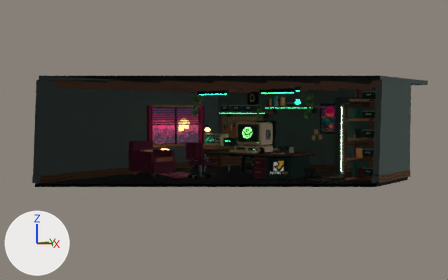
Two versions of the Blender file web/art/hall.blend, one commit apart.
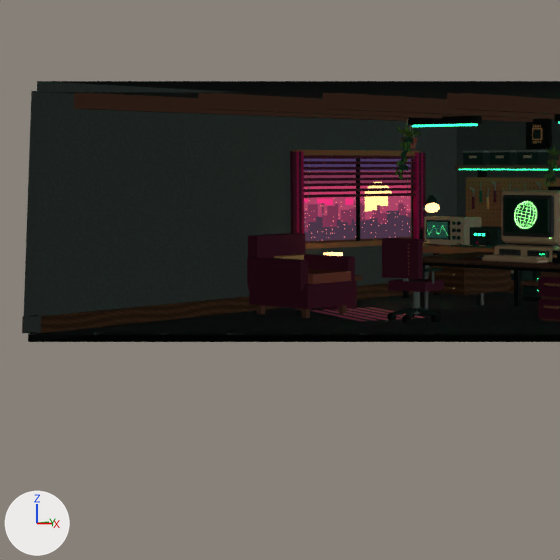
Each version appears first whole from a 50 mm lens placed at (13.29, -18.12, 2.39), pointed at (-0.52, -0.5, 1.37), and next in a close-up on the part from 5% to 58% of the width and 15% to 100% of the height. Arrows for +X, +Y and +Z are at lower left; the lights stay in place. The older version's two pictures come first. Everything nearer to the camera than a plane just in front of the edit is cut away.

The first close-up shows 'Ceiling', 'Ceramic tile and exposed joists', 'Desk chair and work in progress', 'Electronics workbench', 'North plaster', 'Pegboard and articulated lamp', 'Reference library and storage', 'Sunset bay window and blinds', 'Sunset over the neighbourhood', 'Velvet reading chair and side table', 'West baseboard', 'West plaster' and 21 more.
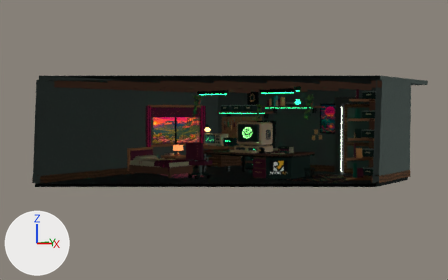
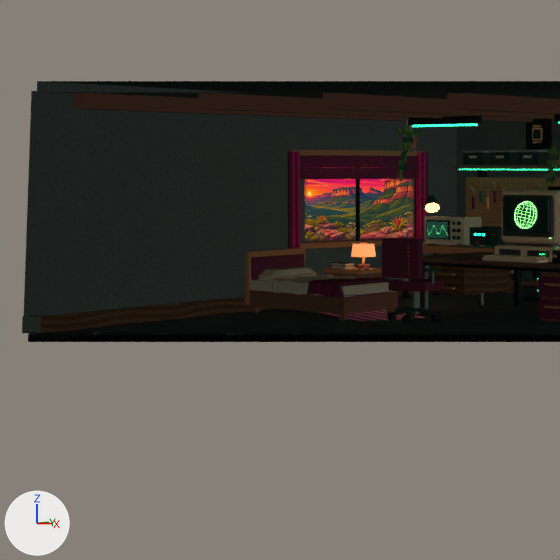
Commit message: feat(lab): furnish the bedroom corner with a Chapada Diamantina view

What differs and where, as boxes [x1, y1, x2, y2] in the close-ups (560 x 560 px; the box of a moved part takes in the faces that stretch with it):
'Sunset bay window and blinds', reshaped, moved, turned: before [290, 150, 426, 249]; after [287, 150, 428, 249]
'Sunset over the neighbourhood', recoloured, moved, turned: before [304, 159, 411, 241]; after [305, 167, 413, 241]
'Velvet reading chair and side table', deleted: before [247, 233, 363, 318]
    faces in mat_wine_64283e (dark red #64283e): [247, 233, 357, 310]
    faces in mat_terracotta (brown #ab6352): [308, 269, 351, 284]
    faces in mat_dark_oak (brown #74513f): [257, 275, 363, 318]
    faces in mat_amber_e7b475 (beige #e7b475): [274, 254, 304, 260]
'Single bed with a quilted cover', added: after [244, 248, 398, 321]
    faces in mat_dark_oak (brown #74513f): [246, 290, 398, 321]
    faces in mat_canvas (beige #beb798): [251, 267, 395, 297]
    faces in mat_wine_64283e (dark red #64283e): [251, 254, 391, 306]
    faces in mat_oak_end_grain (brown #ab7951): [244, 248, 316, 305]
'Nightstand with books and fabric lamp', added: after [323, 243, 382, 278]
    faces in mat_apricot_fabric (orange #e19361, glowing orange #ff9b5d): [351, 243, 376, 257]
    faces in mat_oak_end_grain (brown #ab7951): [323, 267, 382, 274]
    faces in mat_dark_oak (brown #74513f): [324, 272, 382, 278]
part 1 of me_sunset_bay_window_and_blinds, moved or reshaped: before [304, 161, 415, 164]; after [300, 159, 418, 162]
part 2 of me_sunset_bay_window_and_blinds, moved or reshaped: before [304, 167, 415, 170]; after [300, 162, 418, 165]
part 3 of me_sunset_bay_window_and_blinds, moved or reshaped: before [304, 172, 415, 175]; after [300, 165, 418, 167]
part 4 of me_sunset_bay_window_and_blinds, moved or reshaped: before [304, 177, 415, 181]; after [300, 167, 418, 170]
part 5 of me_sunset_bay_window_and_blinds, moved or reshaped: before [304, 183, 415, 187]; after [300, 170, 418, 173]
part 6 of me_sunset_bay_window_and_blinds, moved or reshaped: before [304, 188, 415, 192]; after [300, 173, 418, 176]
part 7 of me_sunset_bay_window_and_blinds, moved or reshaped: before [304, 193, 415, 198]; after [300, 176, 418, 179]

The change, as a list of edits to the scene's bpy script:
```text
Add mat_chapada_evening_print:
    mat_chapada_evening_print = bpy.data.materials.new('Chapada evening print')
    # colours: black #1d2424
    # uses the picture img_chapada_diamantina_at_sunset
Change me_sunset_over_the_neighbourhood:
    where me_sunset_over_the_neighbourhood.from_pydata(...)  # 4 vertices, 1 face; spans x -4.32..-3.1, y -0.18..1.99, z 1.1..2.54
    remove me_sunset_over_the_neighbourhood.materials.append(mat_sunset_over_the_neighbourhood)
    add me_sunset_over_the_neighbourhood.materials.append(mat_chapada_evening_print)
Change me_sunset_bay_window_and_blinds:
    where me_sunset_bay_window_and_blinds.from_pydata(...)  # 208 vertices, 152 faces; spans x -4.51..-2.86, y -0.45..2.16, z 0.97..2.67
    used by ob_sunset_bay_window_and_blinds; location = (-0.35, 1.3, 0.0); rotation_euler = (0.0, 0.0, 0.35), in degrees (0, 0, 20)
    me_sunset_bay_window_and_blinds part 1: the loose piece of 8 vertices spanning x -4.31..-2.99, y -0.26..2.01, z 2.42..2.47 is moved by (0.0, 0.0, 0.04)
    me_sunset_bay_window_and_blinds part 2: the loose piece of 8 vertices spanning x -4.31..-2.99, y -0.26..2.01, z 2.33..2.37 is moved by (0.0, 0.0, 0.09)
    me_sunset_bay_window_and_blinds part 3: the loose piece of 8 vertices spanning x -4.31..-2.99, y -0.26..2.01, z 2.23..2.28 is moved by (0.0, 0.0, 0.13)
    me_sunset_bay_window_and_blinds part 4: the loose piece of 8 vertices spanning x -4.31..-2.99, y -0.26..2.01, z 2.14..2.18 is moved by (0.0, 0.0, 0.18)
    me_sunset_bay_window_and_blinds part 5: the loose piece of 8 vertices spanning x -4.31..-2.99, y -0.26..2.01, z 2.04..2.09 is moved by (0.0, 0.0, 0.22)
    me_sunset_bay_window_and_blinds part 6: the loose piece of 8 vertices spanning x -4.31..-2.99, y -0.26..2.01, z 1.95..1.99 is moved by (0.0, 0.0, 0.27)
    me_sunset_bay_window_and_blinds part 7: the loose piece of 8 vertices spanning x -4.31..-2.99, y -0.26..2.01, z 1.85..1.9 is moved by (0.0, 0.0, 0.31)
Change ob_sunset_over_the_neighbourhood:
    ob_sunset_over_the_neighbourhood.location: (-0.35, 1.3, 0.0) -> (-0.34, 1.02, 0.0)
    ob_sunset_over_the_neighbourhood.rotation_euler: (0.0, 0.0, 0.35) -> (0.0, 0.0, 0.28)  # degrees (0, 0, 20) -> degrees (0, 0, 16)
Change ob_sunset_bay_window_and_blinds:
    ob_sunset_bay_window_and_blinds.location: (-0.35, 1.3, 0.0) -> (-0.34, 1.02, 0.0)
    ob_sunset_bay_window_and_blinds.rotation_euler: (0.0, 0.0, 0.35) -> (0.0, 0.0, 0.28)  # degrees (0, 0, 20) -> degrees (0, 0, 16)
Remove ob_velvet_reading_chair_and_side_table:
    ob_velvet_reading_chair_and_side_table = bpy.data.objects.new('Velvet reading chair and side table', me_velvet_reading_chair_and_side_table)
Add ob_nightstand_with_books_and_fabric_lamp:
    ob_nightstand_with_books_and_fabric_lamp = bpy.data.objects.new('Nightstand with books and fabric lamp', me_nightstand_with_books_and_fabric_lamp)  # 264 vertices, 178 faces; spans x -3.875..-3.065, y -0.33..0.355, z 0.0..1.089; in mat_dark_oak (brown #74513f), mat_oak_end_grain (brown #ab7951), mat_ambient_243b35 (dark green #243b35), mat_canvas (beige #beb798), mat_wine_64283e (dark red #64283e), mat_terracotta (brown #ab6352), mat_amber_e7b475 (beige #e7b475), mat_apricot_fabric (orange #e19361, glowing orange #ff9b5d), mat_amber_bulb (orange #ffc17a, glowing orange #ffc17a)
    ob_nightstand_with_books_and_fabric_lamp.location = (0.0, 0.0, 0.0)
Add ob_single_bed_with_a_quilted_cover:
    ob_single_bed_with_a_quilted_cover = bpy.data.objects.new('Single bed with a quilted cover', me_single_bed_with_a_quilted_cover)  # 664 vertices, 257 faces; spans x -4.28..-2.08, y -1.7..-0.4, z 0.0..1.0; in mat_dark_oak (brown #74513f), mat_oak_end_grain (brown #ab7951), mat_wine_64283e (dark red #64283e), mat_canvas (beige #beb798), mat_terracotta (brown #ab6352), mat_magenta_c72566 (pink #c72566)
    ob_single_bed_with_a_quilted_cover.location = (0.0, 0.0, 0.0)
```
